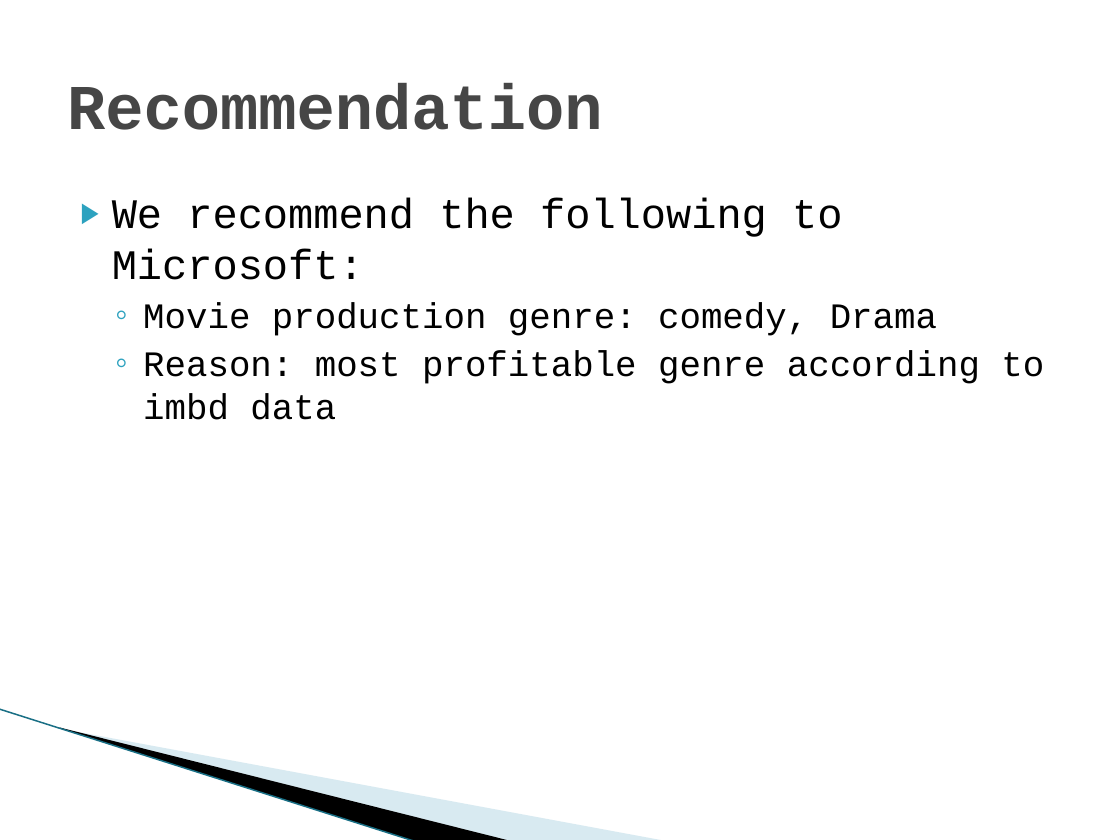
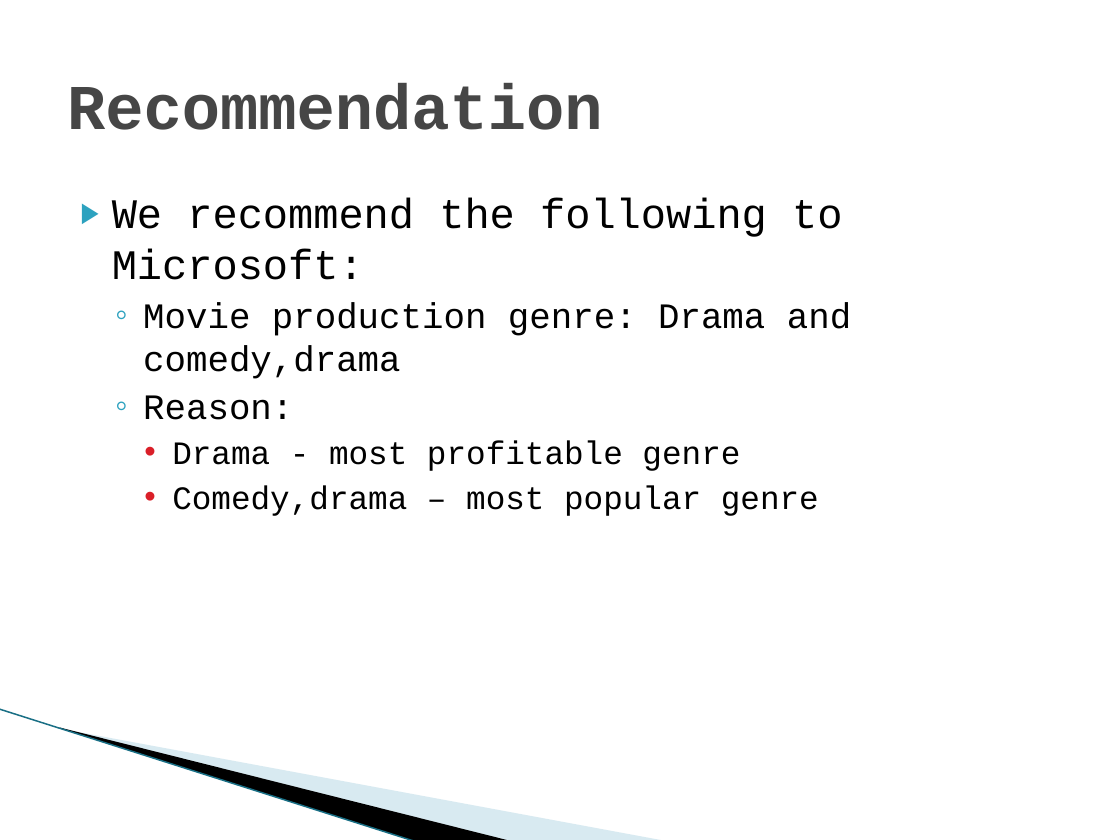
Before and after one commit to nzomah/phase1_project, a slide deck: slide 10 of Presentation1.pptx. Drawn at 1120x840 pixels with LibreOffice and Linux fonts; fonts in the diff are those of the drawing; background and template pictures are left out. Boxes give left, top, right and bottom in pixels: in the first picture for what was removed or moved away, otherwise in the second. Text is boxed around its words. In the diff, an @@ line names an element or a change of style, - is before the commit and + after.

```diff
--- a/Presentation1.pptx
+++ b/Presentation1.pptx
@@ text at [143, 303, 851, 516]: text changed; size 23 to 21 pt @@
-  ◦ Movie production genre: comedy, Drama
-  ◦ Reason: most profitable genre according to imbd data
+  ◦ Movie production genre: Drama and comedy,drama
+  ◦ Reason:
+    • Drama - most profitable genre
+    • Comedy,drama – most popular genre
```
Also in this commit, not shown: 3 other files.
